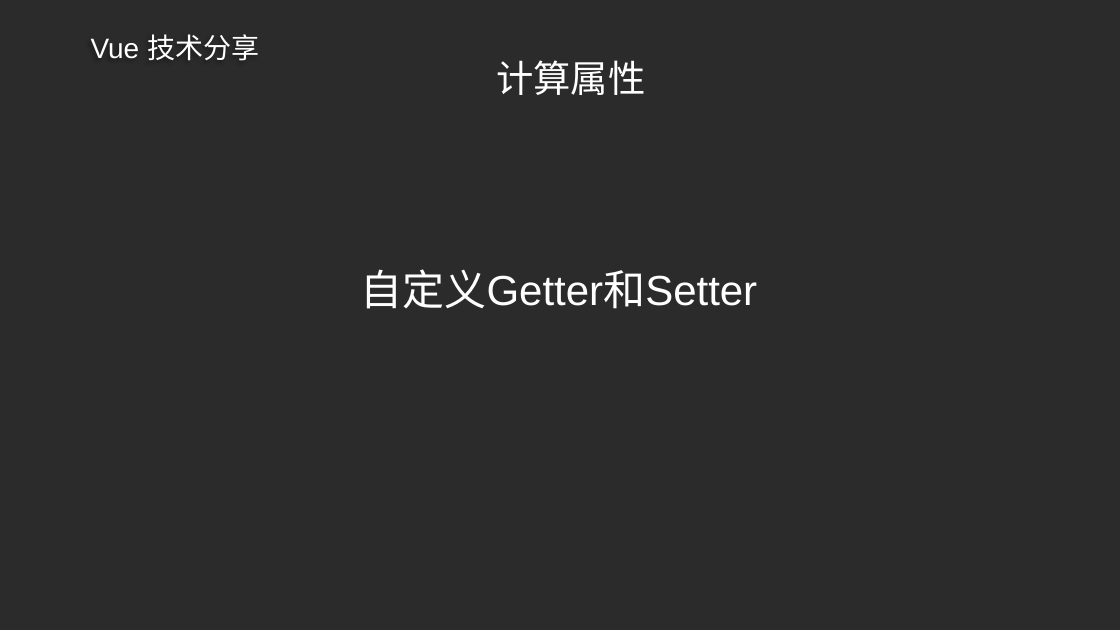
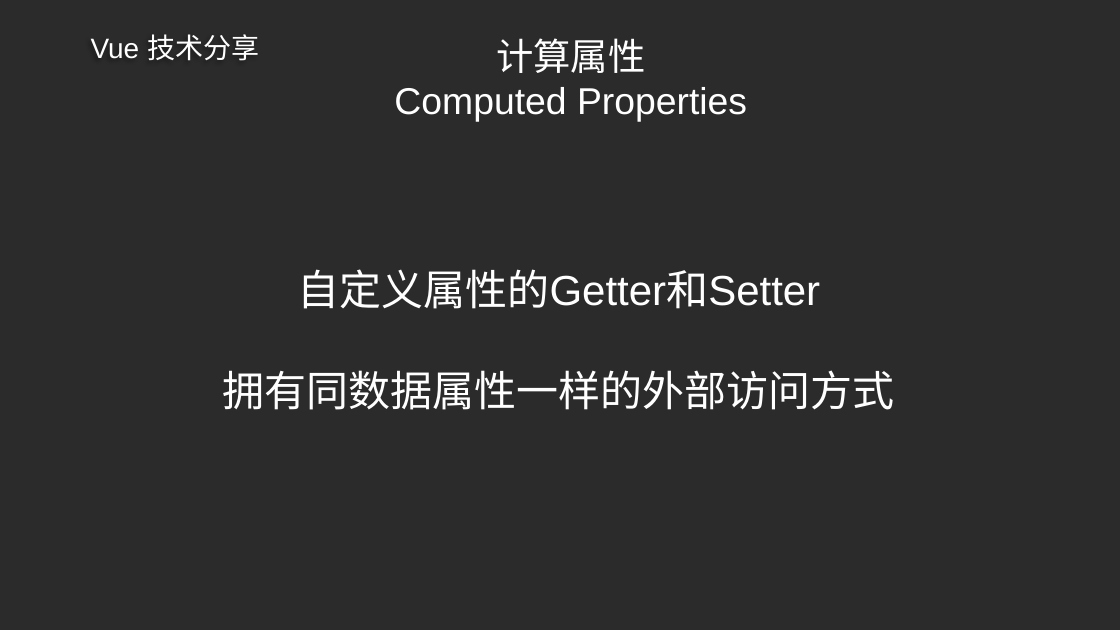
Before and after one commit to ldjdd/traing-library, a slide deck: slide 21 of vue/成稿.pptx. Drawn at 1120x630 pixels with LibreOffice and Linux fonts; fonts in the diff are those of the drawing; background and template pictures are left out; a plain dark background stands for a picture behind light text. Boxes give left, top, right and bottom in pixels: in the first picture for what was removed or moved away, otherwise in the second. Text is boxed around its words. In the diff, an @@ line names an element or a change of style, - is before the commit and + after.

```diff
--- a/vue/成稿.pptx
+++ b/vue/成稿.pptx
@@ title at <box>394,38,747,122</box>: text changed @@
-计算属性
+计算属性
+Computed Properties
@@ text at <box>223,269,895,410</box>: text changed @@
-自定义Getter和Setter
+自定义属性的Getter和Setter
+拥有同数据属性一样的外部访问方式
```
Also in this commit, not shown: 2 other slides changed, 7 other files.
